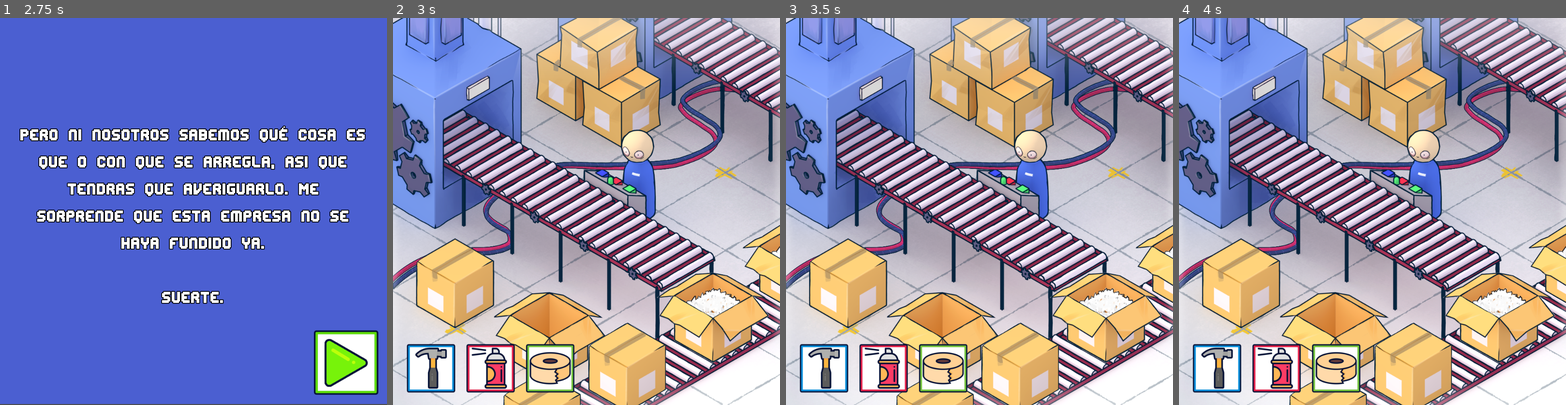
Above: before the commit, frames 1-4 (left to right).
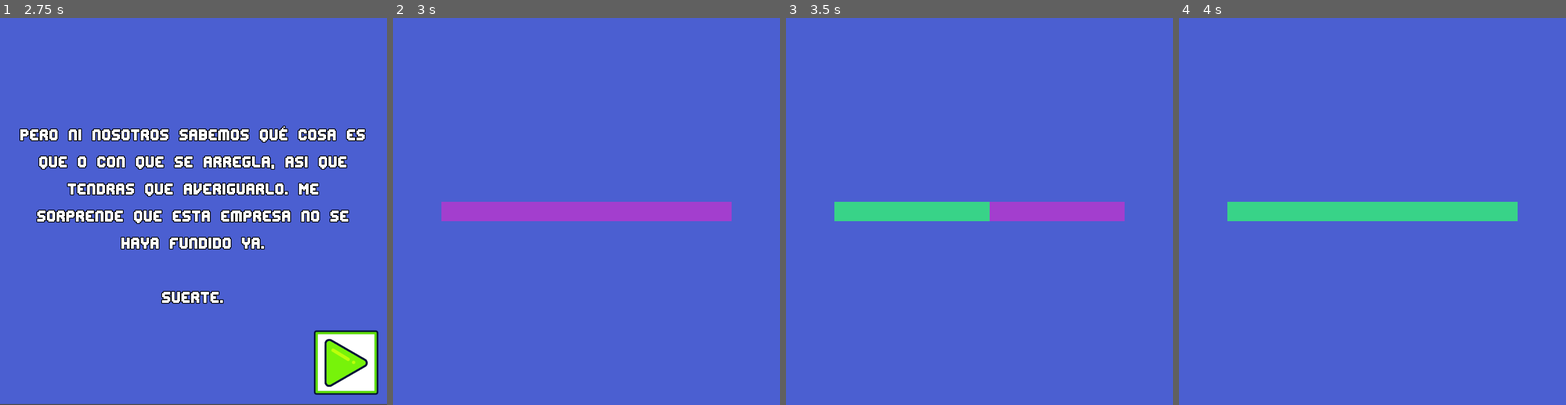
Above: after the commit, the same moments.

Repository: JLCareglio/Godot_Game_BizarRepair
Game: Godot game, scene res://Scenes/Introduccion.tscn
Same seed, same stepped clock (60 frames per second), same inputs: the game is played once before the commit and once after it. Video files are missing from this copy of the repository; at most half a second of black plays in their place.
Inputs (mouse positions are in pixels of both pictures, inside the frame that each line leads up to):
- Up to frame 1 (2.75 s): click (193, 319) at 0.5 s; click (344, 362) at 1.25 s; click (344, 362) at 2 s
- Up to frame 2 (3 s): click (737, 362) at 2.75 s
- Up to frame 3 (3.5 s): no input
- Up to frame 4 (4 s): click (1217, 366) at 3.52 s

Frame 1 is identical in both runs. In frame 2, 99% of the frame differs, in the area x 0-100%, y 0-100%; in frame 3, 99%; in frame 4, 99%.

Commit message:
Pantalla de carga agregada

Diff:
--- a/Scenes/GameOver.tscn
+++ b/Scenes/GameOver.tscn
@@ -2,8 +2,8 @@
 
 [ext_resource path="res://Sprites/botones/boton_replay1.png" type="Texture" id=1]
 [ext_resource path="res://Scripts/GameOver.gd" type="Script" id=2]
-[ext_resource path="res://Sprites/MundoFinal/mundo_sad.png" type="Texture" id=3]
-[ext_resource path="res://Sprites/MundoFinal/mundo_feliz_bg.png" type="Texture" id=4]
+[ext_resource path="res://Sprites/MundoFinal/mundo_feliz_bg.jpg" type="Texture" id=3]
+[ext_resource path="res://Sprites/MundoFinal/mundo_sad.jpg" type="Texture" id=4]
 [ext_resource path="res://Sounds/Buttons/Start 03.wav" type="AudioStream" id=5]
 [ext_resource path="res://Sprites/MundoFinal/nubes.png" type="Texture" id=6]
 [ext_resource path="res://Sprites/MundoFinal/nubes_oscuiras.png" type="Texture" id=7]
@@ -59,7 +59,7 @@
 [node name="TextureRect" type="TextureRect" parent="CanvasLayer/FinalBueno"]
 anchor_right = 1.0
 anchor_bottom = 1.0
-texture = ExtResource( 4 )
+texture = ExtResource( 3 )
 __meta__ = {
 "_edit_use_anchors_": false
 }
@@ -106,7 +106,7 @@
 [node name="TextureRect" type="TextureRect" parent="CanvasLayer/FinalMalo"]
 anchor_right = 1.0
 anchor_bottom = 1.0
-texture = ExtResource( 3 )
+texture = ExtResource( 4 )
 __meta__ = {
 "_edit_use_anchors_": false
 }
@@ -159,6 +159,7 @@
 margin_top = -165.0
 margin_right = -120.0
 margin_bottom = 35.0
+shortcut_in_tooltip = false
 shortcut = SubResource( 2 )
 texture_normal = ExtResource( 10 )
 texture_pressed = ExtResource( 9 )
@@ -175,14 +176,13 @@
 margin_top = -165.0
 margin_right = 30.0
 margin_bottom = 35.0
+shortcut_in_tooltip = false
 shortcut = SubResource( 2 )
 texture_normal = ExtResource( 1 )
 texture_pressed = ExtResource( 8 )
 __meta__ = {
 "_edit_use_anchors_": false
 }
-
-[node name="Node" type="Node" parent="CanvasLayer/ButtonMenu"]
 
 [node name="txt_titulo_final" type="Label" parent="CanvasLayer"]
 anchor_right = 1.0
--- a/Scenes/Introduccion.tscn
+++ b/Scenes/Introduccion.tscn
@@ -1,6 +1,6 @@
 [gd_scene load_steps=12 format=2]
 
-[ext_resource path="res://Video Presentacion.ogv" type="VideoStream" id=1]
+[ext_resource path="res://BIZARREPAIR_Intro_480.ogv" type="VideoStream" id=1]
 [ext_resource path="res://Scripts/Introduccion.gd" type="Script" id=2]
 [ext_resource path="res://Sounds/Buttons/Start 03.wav" type="AudioStream" id=3]
 [ext_resource path="res://Sprites/bizarrepair_text.png" type="Texture" id=4]
@@ -65,6 +65,7 @@
 anchor_right = 1.0
 anchor_bottom = 1.0
 stream = ExtResource( 1 )
+buffering_msec = 1000
 __meta__ = {
 "_edit_use_anchors_": false
 }
@@ -79,6 +80,7 @@
 margin_right = 100.0
 margin_bottom = 380.0
 theme = SubResource( 1 )
+shortcut_in_tooltip = false
 shortcut = SubResource( 3 )
 texture_normal = ExtResource( 7 )
 texture_pressed = ExtResource( 6 )
@@ -121,6 +123,7 @@
 margin_top = -210.0
 margin_right = -10.0
 margin_bottom = -10.0
+shortcut_in_tooltip = false
 shortcut = SubResource( 3 )
 texture_normal = ExtResource( 7 )
 texture_pressed = ExtResource( 6 )
@@ -163,6 +166,7 @@
 margin_top = -210.0
 margin_right = -10.0
 margin_bottom = -10.0
+shortcut_in_tooltip = false
 shortcut = SubResource( 3 )
 texture_normal = ExtResource( 7 )
 texture_pressed = ExtResource( 6 )
@@ -207,6 +211,7 @@
 margin_top = -210.0
 margin_right = -10.0
 margin_bottom = -10.0
+shortcut_in_tooltip = false
 shortcut = SubResource( 3 )
 texture_normal = ExtResource( 7 )
 texture_pressed = ExtResource( 6 )
--- a/Scenes/Juego.tscn
+++ b/Scenes/Juego.tscn
@@ -8,7 +8,7 @@
 [ext_resource path="res://Scripts/Juego.gd" type="Script" id=6]
 [ext_resource path="res://Sprites/caja_abierta.png" type="Texture" id=7]
 [ext_resource path="res://Sprites/caja_abierta_frente.png" type="Texture" id=8]
-[ext_resource path="res://Sprites/escena4_edit.png" type="Texture" id=9]
+[ext_resource path="res://Sprites/escena4_edit.jpg" type="Texture" id=9]
 [ext_resource path="res://Sprites/maquina.png" type="Texture" id=10]
 [ext_resource path="res://Sprites/cabeza_steve.png" type="Texture" id=11]
 [ext_resource path="res://Sprites/luz_roja.png" type="Texture" id=12]
@@ -252,7 +252,7 @@
 __meta__ = {
 "_edit_use_anchors_": false
 }
-time = 60.0
+time = 40.0
 
 [node name="Reparadores" type="HBoxContainer" parent="CanvasLayer"]
 anchor_top = 1.0
@@ -269,6 +269,7 @@
 [node name="RMartillo" type="TextureButton" parent="CanvasLayer/Reparadores"]
 margin_right = 150.0
 margin_bottom = 150.0
+shortcut_in_tooltip = false
 shortcut = SubResource( 5 )
 texture_normal = ExtResource( 3 )
 texture_pressed = ExtResource( 16 )
@@ -277,6 +278,7 @@
 margin_left = 154.0
 margin_right = 304.0
 margin_bottom = 150.0
+shortcut_in_tooltip = false
 shortcut = SubResource( 7 )
 texture_normal = ExtResource( 2 )
 texture_pressed = ExtResource( 15 )
@@ -285,6 +287,7 @@
 margin_left = 308.0
 margin_right = 458.0
 margin_bottom = 150.0
+shortcut_in_tooltip = false
 shortcut = SubResource( 9 )
 texture_normal = ExtResource( 18 )
 texture_pressed = ExtResource( 17 )
@@ -294,6 +297,7 @@
 margin_left = 462.0
 margin_right = 612.0
 margin_bottom = 150.0
+shortcut_in_tooltip = false
 shortcut = SubResource( 11 )
 texture_normal = ExtResource( 4 )
 texture_pressed = ExtResource( 19 )
--- a/Scenes/Persistente.tscn
+++ b/Scenes/Persistente.tscn
@@ -1,10 +1,18 @@
-[gd_scene load_steps=4 format=2]
+[gd_scene load_steps=7 format=2]
 
 [ext_resource path="res://Sounds/Music/Music Title.ogg" type="AudioStream" id=1]
 [ext_resource path="res://Sounds/Music/Bad End.ogg" type="AudioStream" id=2]
 [ext_resource path="res://Sounds/Music/Good End.ogg" type="AudioStream" id=3]
+[ext_resource path="res://Scripts/Persistente.gd" type="Script" id=4]
+
+[sub_resource type="StyleBoxFlat" id=1]
+bg_color = Color( 0.219608, 0.827451, 0.533333, 1 )
+
+[sub_resource type="StyleBoxFlat" id=2]
+bg_color = Color( 0.639216, 0.243137, 0.807843, 1 )
 
 [node name="Persistente" type="Node"]
+script = ExtResource( 4 )
 
 [node name="MusicTitle" type="AudioStreamPlayer" parent="."]
 stream = ExtResource( 1 )
@@ -14,3 +22,32 @@
 
 [node name="MusicGoodFinal" type="AudioStreamPlayer" parent="."]
 stream = ExtResource( 3 )
+
+[node name="CanvasLayer" type="CanvasLayer" parent="."]
+layer = 5
+
+[node name="ColorRect" type="ColorRect" parent="CanvasLayer"]
+visible = false
+anchor_right = 1.0
+anchor_bottom = 1.0
+color = Color( 0.294118, 0.372549, 0.819608, 1 )
+__meta__ = {
+"_edit_use_anchors_": false
+}
+
+[node name="Progress" type="ProgressBar" parent="CanvasLayer"]
+visible = false
+anchor_left = 0.5
+anchor_top = 0.5
+anchor_right = 0.5
+anchor_bottom = 0.5
+margin_left = -375.0
+margin_top = -25.0
+margin_right = 375.0
+margin_bottom = 25.0
+custom_styles/fg = SubResource( 1 )
+custom_styles/bg = SubResource( 2 )
+percent_visible = false
+__meta__ = {
+"_edit_use_anchors_": false
+}
--- a/Scripts/GameOver.gd
+++ b/Scripts/GameOver.gd
@@ -56,10 +56,16 @@
 	$"/root/Persistente/MusicGoodFinal".stop()
 	$"/root/Persistente/MusicBadFinal".stop()
 	$"/root/Persistente/MusicTitle".play()
-	get_tree().change_scene("res://Scenes/Introduccion.tscn")
+	$CanvasLayer/ButtonJugar.visible = false
+	$CanvasLayer/ButtonMenu.visible = false
+	self.visible = false
+	Persistente.load_scene("res://Scenes/Introduccion.tscn")
 
 func _on_ButtonMenu_button_up():
 	$"/root/Persistente/MusicGoodFinal".stop()
 	$"/root/Persistente/MusicBadFinal".stop()
 	$"/root/Persistente/MusicTitle".play()
-	get_tree().change_scene("res://Scenes/Juego.tscn")
+	$CanvasLayer/ButtonJugar.visible = false
+	$CanvasLayer/ButtonMenu.visible = false
+	self.visible = false
+	Persistente.load_scene("res://Scenes/Juego.tscn")
--- a/Scripts/Introduccion.gd
+++ b/Scripts/Introduccion.gd
@@ -6,6 +6,7 @@
 
 func _on_Button_button_up():
 	$VideoPlayer.visible = false
+	$VideoPlayer.queue_free()
 	$Button.visible = false
 	$TextureRect.visible = false
 	$Tutorial.visible = true
@@ -30,11 +31,13 @@
 
 
 func _on_Buttont3_button_up():
-	$Tutorial3.visible = false
-	$Button.visible = true
-	$TextureRect.visible = true
-	$Tutorial.visible = false
-	get_tree().change_scene("res://Scenes/Juego.tscn")
+#	$Tutorial3.visible = false
+#	$Button.visible = true
+#	$TextureRect.visible = true
+#	$Tutorial.visible = false
+	$Tutorial3/Buttont3.visible = false
+	Persistente.load_scene("res://Scenes/Juego.tscn")
+	#get_tree().change_scene("res://Scenes/Juego.tscn")
 
 
 func _on_VideoPlayer_finished():
--- a/Scripts/Juego.gd
+++ b/Scripts/Juego.gd
@@ -22,6 +22,7 @@
 	$EsperaParaComenzar.start()
 	$Maquina/AlarmaMaquina.play()
 	yield($EsperaParaComenzar, "timeout")
+	$CanvasLayer/ProgressBar.is_stop = false
 	$CanvasLayer/ProgressBar.visible = true
 	obj_instance_anterior = objetos[2].instance()
 	crear_objeto()
--- /dev/null
+++ b/Scripts/Persistente.gd
@@ -0,0 +1,57 @@
+extends Node
+
+onready var progress = $CanvasLayer/Progress
+
+var loader
+var current_scene
+
+func _ready():
+	var root = get_tree().get_root()
+	current_scene = root.get_child(root.get_child_count() -1)
+
+func load_scene(path): # el juego pide cambiar a este escena
+	$MusicBadFinal.stream_paused = true
+	$MusicGoodFinal.stream_paused = true
+	$MusicTitle.stream_paused = true
+	current_scene.queue_free() # dejar de lado la escena vieja
+	progress.value = 0
+	progress.visible = true
+	$CanvasLayer/ColorRect.visible = true
+	yield(get_tree().create_timer(0.3), "timeout")
+	loader = ResourceLoader.load_interactive(path)
+	if loader == null: # chequear errores
+		return
+	set_process(true)
+
+
+func _process(time):
+	if loader == null:
+		#  no hace falta procesar mas
+		set_process(false)
+		return
+
+	var err = loader.poll()
+
+	if err == ERR_FILE_EOF: # la carga termino
+		var resource = loader.get_resource()
+		loader = null
+		set_new_scene(resource)
+	elif err == OK:
+		update_progress()
+	else: # error durante la carga
+		loader = null
+
+func update_progress():
+	var progress_value = float(loader.get_stage()) / loader.get_stage_count() * 100
+	progress.value = progress_value
+
+func set_new_scene(scene_resource):
+	progress.value = 100
+	yield(get_tree().create_timer(0.3), "timeout")
+	$MusicBadFinal.stream_paused = false
+	$MusicGoodFinal.stream_paused = false
+	$MusicTitle.stream_paused = false
+	progress.visible = false
+	$CanvasLayer/ColorRect.visible = false
+	current_scene = scene_resource.instance()
+	get_node("/root").add_child(current_scene)
--- a/Scripts/ProgressBarTiempo.gd
+++ b/Scripts/ProgressBarTiempo.gd
@@ -2,6 +2,7 @@
 
 var GameOver = preload("res://Scenes/GameOver.tscn")
 var en_gameover = false
+var is_stop = true
 
 export (float, 0.0, 100.0, .1) var time = 30
 
@@ -11,12 +12,15 @@
 
 func _process(delta):
 	if self.value > 0:
-		self.value -= delta
+		if !is_stop:
+			self.value -= delta
 	elif !en_gameover:
 		en_gameover = true
 		crear_game_over()
 
 func crear_game_over():
+	$"/root/Persistente/MusicTitle".stop()
+	yield(get_tree().create_timer(0.1), "timeout")
 	GameOver = GameOver.instance()
 	add_child(GameOver)
 	get_tree().get_nodes_in_group("GameController")[0].visible = false
--- a/project.godot
+++ b/project.godot
@@ -29,7 +29,6 @@
 
 window/size/width=1000
 window/size/height=1000
-window/size/resizable=false
 window/handheld/orientation="sensor"
 window/stretch/mode="2d"
 window/stretch/aspect="keep"
@@ -37,5 +36,7 @@
 [rendering]
 
 quality/driver/driver_name="GLES2"
+quality/intended_usage/framebuffer_allocation=0
+quality/intended_usage/framebuffer_allocation.mobile=0
 vram_compression/import_etc=true
 environment/default_environment="res://default_env.tres"
Binary file added: Sprites/MundoFinal/mundo_feliz_bg.jpg
Not shown, changed: Sprites/MundoFinal/mundo_feliz_bg.jpg.import
Binary file removed: Sprites/MundoFinal/mundo_feliz_bg.png
Binary file added: Sprites/MundoFinal/mundo_sad.jpg
Not shown, added: Sprites/MundoFinal/mundo_sad.jpg.import
Binary file removed: Sprites/MundoFinal/mundo_sad.png
Binary file added: Sprites/escena4_edit.jpg
Not shown, changed: Sprites/escena4_edit.jpg.import
Binary file removed: Sprites/escena4_edit.png
Not shown, added: BIZARREPAIR_Intro_480.ogv
Not shown, added: BIZARREPAIR_Intro_480.webm
Not shown, removed: Video Presentacion.ogv
